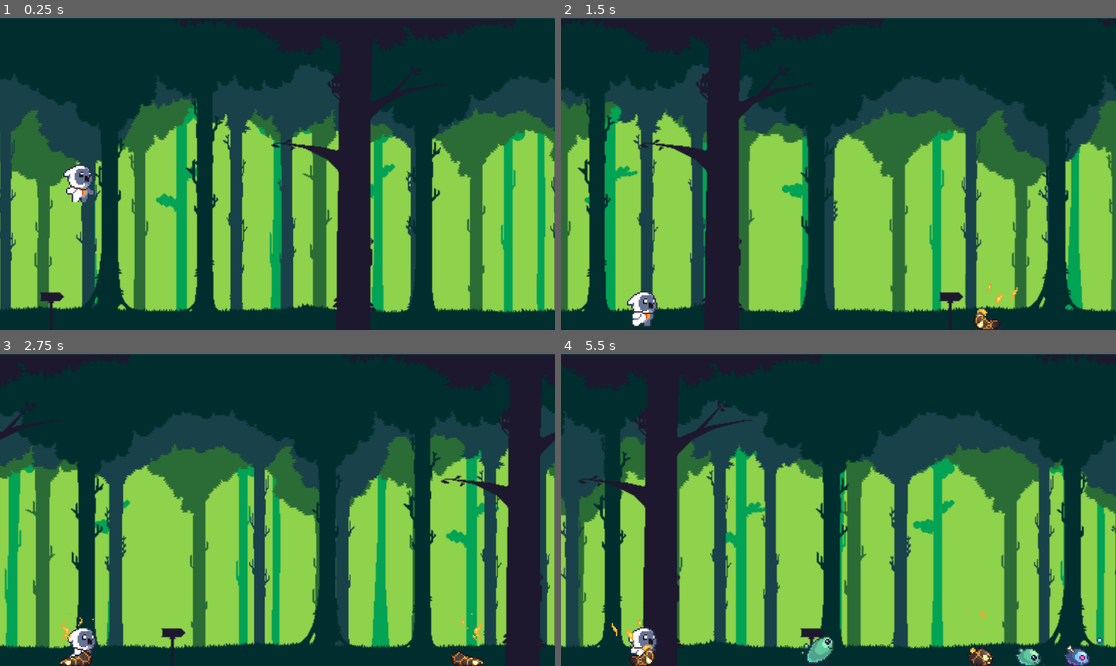
Above: before the commit, frames 1-4 (two rows, left to right).
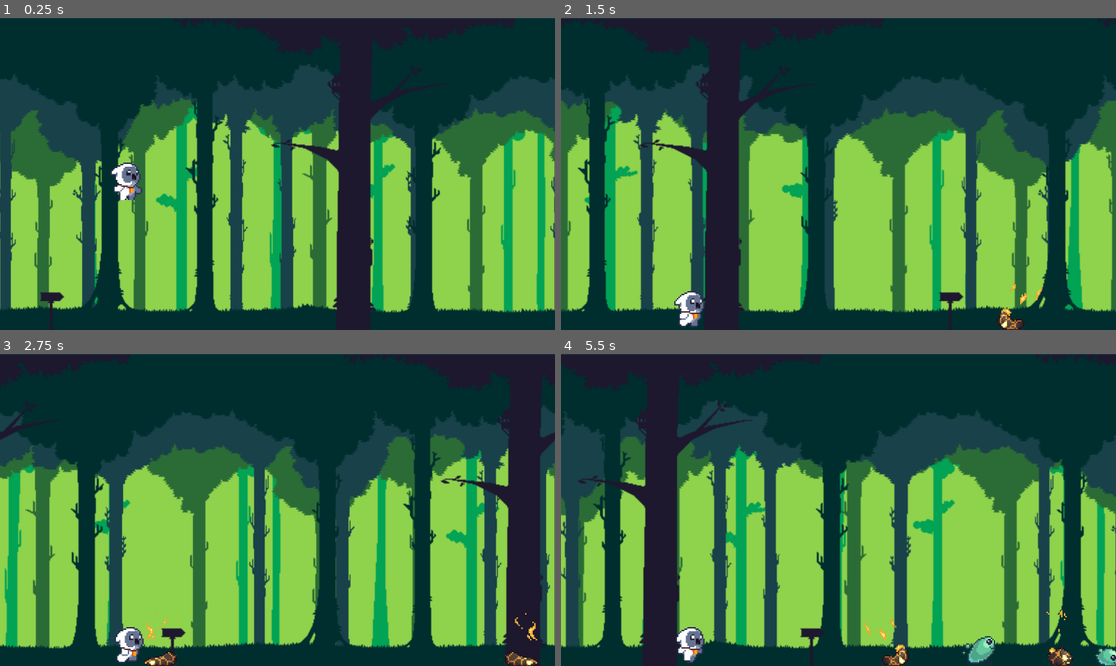
Above: after the commit, the same moments.

Repository: lodvig1337/jetpack-joyride
Game: Godot game, scene res://scenes/main.tscn
The game is run twice, just before and just after one commit, with the same random seed, the same clock (stepped at 60 frames per second) and the same inputs.
Inputs:
- Up to frame 1 (0.25 s): no input
- Up to frame 2 (1.5 s): tap Enter (ui_accept) at 0.5, 0.77 s
- Up to frame 3 (2.75 s): tap Enter (ui_accept) at 1.52 s
- Up to frame 4 (5.5 s): tap Enter (ui_accept) at 3.02, 3.77, 4.52 s

The runs differ from the first frame. In frame 1, 1.0% of the frame differs, in the area x 11-26%, y 46-60%; in frame 2, 1.4%; in frame 3, 1.7%; in frame 4, 2.8%, in the area x 9-100%, y 81-100%.

Commit message:
la till visiblity och speed tween när slime dör

Diff:
--- a/jetpack_joyridejet/project.godot
+++ b/jetpack_joyridejet/project.godot
@@ -14,3 +14,7 @@
 run/main_scene="res://scenes/main.tscn"
 config/features=PackedStringArray("4.3", "Forward Plus")
 config/icon="res://pngs/icon.svg"
+
+[autoload]
+
+Global="*res://scripts/global.gd"
--- a/jetpack_joyridejet/scenes/bullet.tscn
+++ b/jetpack_joyridejet/scenes/bullet.tscn
@@ -75,3 +75,6 @@
 [node name="AnimatedSprite2D" type="AnimatedSprite2D" parent="Area2D"]
 texture_filter = 1
 sprite_frames = SubResource("SpriteFrames_t4psu")
+
+[connection signal="area_shape_entered" from="Area2D" to="." method="_on_area_2d_area_shape_entered"]
+[connection signal="body_entered" from="Area2D" to="." method="_on_area_2d_body_entered"]
--- a/jetpack_joyridejet/scenes/main.tscn
+++ b/jetpack_joyridejet/scenes/main.tscn
@@ -11,9 +11,9 @@
 script = ExtResource("1_7g5d6")
 
 [node name="player" parent="." instance=ExtResource("1_3andj")]
-position = Vector2(170, 305)
+position = Vector2(268, 301)
 
-[node name="floor" type="StaticBody2D" parent="."]
+[node name="floor" type="StaticBody2D" parent="." groups=["floor"]]
 
 [node name="CollisionShape2D" type="CollisionShape2D" parent="floor"]
 position = Vector2(579, 654)
--- a/jetpack_joyridejet/scenes/slime.tscn
+++ b/jetpack_joyridejet/scenes/slime.tscn
@@ -1,14 +1,137 @@
-[gd_scene load_steps=56 format=3 uid="uid://csd72jgko1l0x"]
+[gd_scene load_steps=89 format=3 uid="uid://csd72jgko1l0x"]
 
 [ext_resource type="Texture2D" uid="uid://dleygm4or33x5" path="res://pngs/enemy/Slime1/Run/Slime1_Run_body.png" id="1_0w41f"]
 [ext_resource type="Script" path="res://scripts/slime.gd" id="1_qjlas"]
+[ext_resource type="Texture2D" uid="uid://cj6ar1p2iy2s1" path="res://pngs/enemy/Slime1/Death/Slime1_Death_full.png" id="2_etll1"]
 [ext_resource type="Texture2D" uid="uid://dhvdbd50evn8m" path="res://pngs/enemy/Slime2/Run/Slime2_Run_full.png" id="3_86sls"]
+[ext_resource type="Texture2D" uid="uid://6qvrj67xswuy" path="res://pngs/enemy/Slime2/Death/Slime2_Death_full.png" id="3_dqj80"]
 [ext_resource type="Texture2D" uid="uid://csnql5cqo1dyg" path="res://pngs/enemy/Slime3/Run/Slime3_Run_full.png" id="4_xfsdc"]
+[ext_resource type="Texture2D" uid="uid://dsgi3nitbiwf8" path="res://pngs/enemy/Slime3/Death/Slime3_Death_full.png" id="4_y6jpl"]
 [ext_resource type="Texture2D" uid="uid://c1wxrxwy4h66i" path="res://pngs/enemy/Slime1/Run/Slime1_Run_full.png" id="5_qo4e0"]
 
 [sub_resource type="CircleShape2D" id="CircleShape2D_a3gkr"]
 radius = 9.66667
 
+[sub_resource type="AtlasTexture" id="AtlasTexture_4sn3e"]
+atlas = ExtResource("2_etll1")
+region = Rect2(0, 0, 64, 64)
+
+[sub_resource type="AtlasTexture" id="AtlasTexture_t61c5"]
+atlas = ExtResource("2_etll1")
+region = Rect2(64, 0, 64, 64)
+
+[sub_resource type="AtlasTexture" id="AtlasTexture_mihf3"]
+atlas = ExtResource("2_etll1")
+region = Rect2(128, 0, 64, 64)
+
+[sub_resource type="AtlasTexture" id="AtlasTexture_1h0rf"]
+atlas = ExtResource("2_etll1")
+region = Rect2(192, 0, 64, 64)
+
+[sub_resource type="AtlasTexture" id="AtlasTexture_ud2xk"]
+atlas = ExtResource("2_etll1")
+region = Rect2(256, 0, 64, 64)
+
+[sub_resource type="AtlasTexture" id="AtlasTexture_3pooc"]
+atlas = ExtResource("2_etll1")
+region = Rect2(320, 0, 64, 64)
+
+[sub_resource type="AtlasTexture" id="AtlasTexture_f1axg"]
+atlas = ExtResource("2_etll1")
+region = Rect2(384, 0, 64, 64)
+
+[sub_resource type="AtlasTexture" id="AtlasTexture_8ks3b"]
+atlas = ExtResource("2_etll1")
+region = Rect2(448, 0, 64, 64)
+
+[sub_resource type="AtlasTexture" id="AtlasTexture_rb4xw"]
+atlas = ExtResource("2_etll1")
+region = Rect2(512, 0, 64, 64)
+
+[sub_resource type="AtlasTexture" id="AtlasTexture_64mb6"]
+atlas = ExtResource("2_etll1")
+region = Rect2(576, 0, 64, 64)
+
+[sub_resource type="AtlasTexture" id="AtlasTexture_cwsht"]
+atlas = ExtResource("3_dqj80")
+region = Rect2(0, 0, 64, 64)
+
+[sub_resource type="AtlasTexture" id="AtlasTexture_eoiyx"]
+atlas = ExtResource("3_dqj80")
+region = Rect2(64, 0, 64, 64)
+
+[sub_resource type="AtlasTexture" id="AtlasTexture_lpoa6"]
+atlas = ExtResource("3_dqj80")
+region = Rect2(128, 0, 64, 64)
+
+[sub_resource type="AtlasTexture" id="AtlasTexture_3cyb3"]
+atlas = ExtResource("3_dqj80")
+region = Rect2(192, 0, 64, 64)
+
+[sub_resource type="AtlasTexture" id="AtlasTexture_orur2"]
+atlas = ExtResource("3_dqj80")
+region = Rect2(256, 0, 64, 64)
+
+[sub_resource type="AtlasTexture" id="AtlasTexture_ucogy"]
+atlas = ExtResource("3_dqj80")
+region = Rect2(320, 0, 64, 64)
+
+[sub_resource type="AtlasTexture" id="AtlasTexture_46tfu"]
+atlas = ExtResource("3_dqj80")
+region = Rect2(384, 0, 64, 64)
+
+[sub_resource type="AtlasTexture" id="AtlasTexture_gn31n"]
+atlas = ExtResource("3_dqj80")
+region = Rect2(448, 0, 64, 64)
+
+[sub_resource type="AtlasTexture" id="AtlasTexture_27qbs"]
+atlas = ExtResource("3_dqj80")
+region = Rect2(512, 0, 64, 64)
+
+[sub_resource type="AtlasTexture" id="AtlasTexture_5s3mh"]
+atlas = ExtResource("3_dqj80")
+region = Rect2(576, 0, 64, 64)
+
+[sub_resource type="AtlasTexture" id="AtlasTexture_880vv"]
+atlas = ExtResource("4_y6jpl")
+region = Rect2(0, 0, 64, 64)
+
+[sub_resource type="AtlasTexture" id="AtlasTexture_sngj5"]
+atlas = ExtResource("4_y6jpl")
+region = Rect2(64, 0, 64, 64)
+
+[sub_resource type="AtlasTexture" id="AtlasTexture_vbb18"]
+atlas = ExtResource("4_y6jpl")
+region = Rect2(128, 0, 64, 64)
+
+[sub_resource type="AtlasTexture" id="AtlasTexture_oy58x"]
+atlas = ExtResource("4_y6jpl")
+region = Rect2(192, 0, 64, 64)
+
+[sub_resource type="AtlasTexture" id="AtlasTexture_6ykkl"]
+atlas = ExtResource("4_y6jpl")
+region = Rect2(256, 0, 64, 64)
+
+[sub_resource type="AtlasTexture" id="AtlasTexture_ox5xb"]
+atlas = ExtResource("4_y6jpl")
+region = Rect2(320, 0, 64, 64)
+
+[sub_resource type="AtlasTexture" id="AtlasTexture_2ak2m"]
+atlas = ExtResource("4_y6jpl")
+region = Rect2(384, 0, 64, 64)
+
+[sub_resource type="AtlasTexture" id="AtlasTexture_fpdgj"]
+atlas = ExtResource("4_y6jpl")
+region = Rect2(448, 0, 64, 64)
+
+[sub_resource type="AtlasTexture" id="AtlasTexture_u3fmo"]
+atlas = ExtResource("4_y6jpl")
+region = Rect2(512, 0, 64, 64)
+
+[sub_resource type="AtlasTexture" id="AtlasTexture_fvety"]
+atlas = ExtResource("4_y6jpl")
+region = Rect2(576, 0, 64, 64)
+
 [sub_resource type="AtlasTexture" id="AtlasTexture_23bf5"]
 atlas = ExtResource("1_0w41f")
 region = Rect2(0, 128, 64, 64)
@@ -203,6 +326,111 @@
 
 [sub_resource type="SpriteFrames" id="SpriteFrames_4u1c6"]
 animations = [{
+"frames": [{
+"duration": 1.0,
+"texture": SubResource("AtlasTexture_4sn3e")
+}, {
+"duration": 1.0,
+"texture": SubResource("AtlasTexture_t61c5")
+}, {
+"duration": 1.0,
+"texture": SubResource("AtlasTexture_mihf3")
+}, {
+"duration": 1.0,
+"texture": SubResource("AtlasTexture_1h0rf")
+}, {
+"duration": 1.0,
+"texture": SubResource("AtlasTexture_ud2xk")
+}, {
+"duration": 1.0,
+"texture": SubResource("AtlasTexture_3pooc")
+}, {
+"duration": 1.0,
+"texture": SubResource("AtlasTexture_f1axg")
+}, {
+"duration": 1.0,
+"texture": SubResource("AtlasTexture_8ks3b")
+}, {
+"duration": 1.0,
+"texture": SubResource("AtlasTexture_rb4xw")
+}, {
+"duration": 1.0,
+"texture": SubResource("AtlasTexture_64mb6")
+}],
+"loop": true,
+"name": &"death1",
+"speed": 12.0
+}, {
+"frames": [{
+"duration": 1.0,
+"texture": SubResource("AtlasTexture_cwsht")
+}, {
+"duration": 1.0,
+"texture": SubResource("AtlasTexture_eoiyx")
+}, {
+"duration": 1.0,
+"texture": SubResource("AtlasTexture_lpoa6")
+}, {
+"duration": 1.0,
+"texture": SubResource("AtlasTexture_3cyb3")
+}, {
+"duration": 1.0,
+"texture": SubResource("AtlasTexture_orur2")
+}, {
+"duration": 1.0,
+"texture": SubResource("AtlasTexture_ucogy")
+}, {
+"duration": 1.0,
+"texture": SubResource("AtlasTexture_46tfu")
+}, {
+"duration": 1.0,
+"texture": SubResource("AtlasTexture_gn31n")
+}, {
+"duration": 1.0,
+"texture": SubResource("AtlasTexture_27qbs")
+}, {
+"duration": 1.0,
+"texture": SubResource("AtlasTexture_5s3mh")
+}],
+"loop": true,
+"name": &"death2",
+"speed": 12.0
+}, {
+"frames": [{
+"duration": 1.0,
+"texture": SubResource("AtlasTexture_880vv")
+}, {
+"duration": 1.0,
+"texture": SubResource("AtlasTexture_sngj5")
+}, {
+"duration": 1.0,
+"texture": SubResource("AtlasTexture_vbb18")
+}, {
+"duration": 1.0,
+"texture": SubResource("AtlasTexture_oy58x")
+}, {
+"duration": 1.0,
+"texture": SubResource("AtlasTexture_6ykkl")
+}, {
+"duration": 1.0,
+"texture": SubResource("AtlasTexture_ox5xb")
+}, {
+"duration": 1.0,
+"texture": SubResource("AtlasTexture_2ak2m")
+}, {
+"duration": 1.0,
+"texture": SubResource("AtlasTexture_fpdgj")
+}, {
+"duration": 1.0,
+"texture": SubResource("AtlasTexture_u3fmo")
+}, {
+"duration": 1.0,
+"texture": SubResource("AtlasTexture_fvety")
+}],
+"loop": true,
+"name": &"death3",
+"speed": 12.0
+}, {
 "frames": [{
 "duration": 1.0,
 "texture": SubResource("AtlasTexture_23bf5")
@@ -382,7 +610,7 @@
 scale = Vector2(3, 3)
 script = ExtResource("1_qjlas")
 
-[node name="Area2D" type="Area2D" parent="."]
+[node name="Area2D" type="Area2D" parent="." groups=["slime"]]
 
 [node name="CollisionShape2D" type="CollisionShape2D" parent="Area2D"]
 position = Vector2(-2, 1)
@@ -391,5 +619,4 @@
 [node name="AnimatedSprite2D" type="AnimatedSprite2D" parent="Area2D"]
 texture_filter = 1
 sprite_frames = SubResource("SpriteFrames_4u1c6")
-animation = &"slime3"
-frame_progress = 0.557686
+animation = &"death1"
--- a/jetpack_joyridejet/scripts/bullet.gd
+++ b/jetpack_joyridejet/scripts/bullet.gd
@@ -23,3 +23,14 @@
 		direction = speed/3
 	elif dir == "down":
 		direction = 0
+
+
+
+func _on_area_2d_area_shape_entered(area_rid: RID, area: Area2D, area_shape_index: int, local_shape_index: int) -> void:
+	if area.is_in_group("slime"):
+		queue_free()
+		area.get_parent().death_animation()
+
+func _on_area_2d_body_entered(body: Node2D) -> void:
+	if body.is_in_group("floor"):
+		queue_free()
--- /dev/null
+++ b/jetpack_joyridejet/scripts/global.gd
@@ -0,0 +1,3 @@
+extends Node
+
+signal slime_hit
--- a/jetpack_joyridejet/scripts/slime.gd
+++ b/jetpack_joyridejet/scripts/slime.gd
@@ -1,20 +1,28 @@
 extends Node2D
 
+var rand_value: int
 var speed = 100
+var death_animation_string = ""
+var dead = false
+
+@onready var animated_sprite_2d: AnimatedSprite2D = $Area2D/AnimatedSprite2D
+
+
 # Called when the node enters the scene tree for the first time.
 func _ready() -> void:
-	var rand_value = randi_range(1,6)
+
+	rand_value = randi_range(1,6)
 
 	if rand_value == 1 || rand_value == 3:
-		speed = 600
+		speed = 500
 
 	elif rand_value == 2:
-		speed = 500
+		speed = 250
 
 	else:
-		speed = 300
+		speed = 150
 
-	$Area2D/AnimatedSprite2D.play("slime"+str(rand_value))
+	animated_sprite_2d.play("slime"+str(rand_value))
 
 # Called every frame. 'delta' is the elapsed time since the previous frame.
 func _process(delta: float) -> void:
@@ -22,3 +30,28 @@
 
 	if position.x < -25:
 		queue_free()
+
+func death_animation():
+	if dead:
+		return
+	if rand_value == 1 || rand_value == 6:
+		death_animation_string = "death1"
+
+	elif rand_value == 2 || rand_value == 5:
+		death_animation_string = "death2"
+
+	else:
+		death_animation_string = "death3"
+	dead = true
+	animated_sprite_2d.play(death_animation_string)
+	animated_sprite_2d.animation_looped.connect(death_tween)
+	var tween_speed: Tween = create_tween()
+	tween_speed.tween_property(self, "speed", 250, 0.75)
+
+func death_tween():
+	animated_sprite_2d.set_frame_and_progress(9, 0)
+	animated_sprite_2d.pause()
+
+	var tween_visiblity: Tween = create_tween()
+	tween_visiblity.tween_property(self, "modulate", Color(1,1,1,0),0.5 )
+	tween_visiblity.tween_callback(queue_free)
